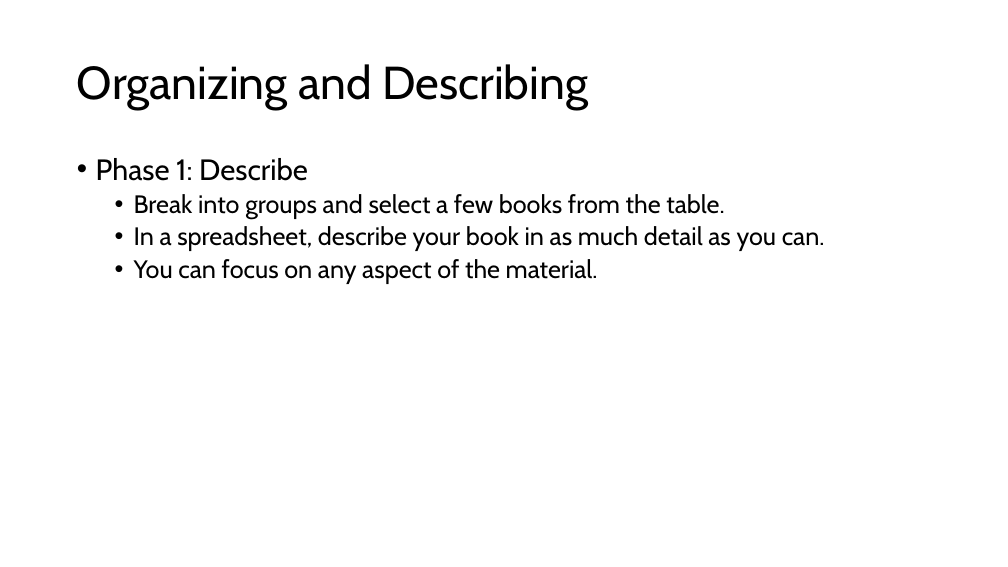
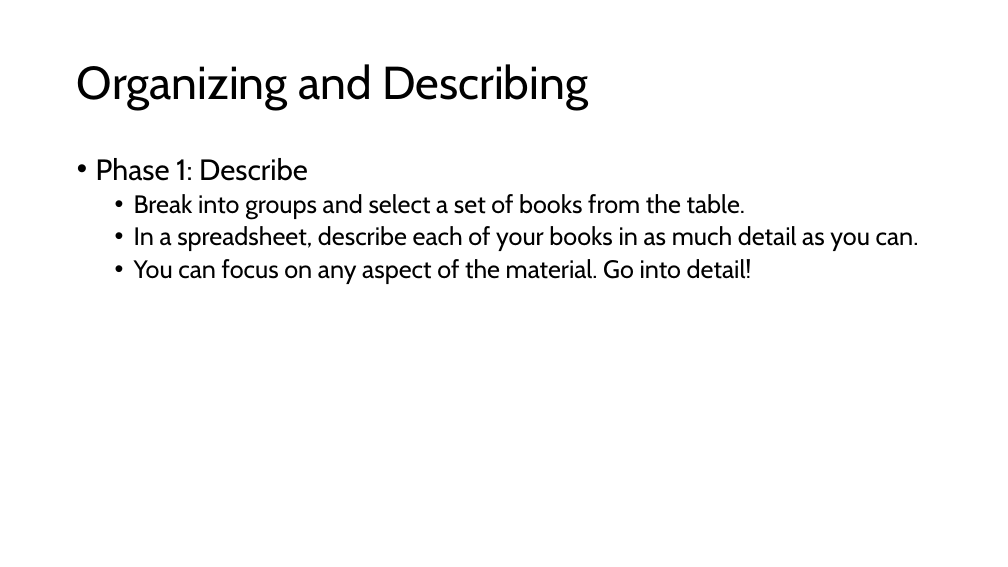
Before and after one commit to walshbr/data-for-the-rest-of-us, a slide deck: slide 8 of resources/week-3/description.pptx. Drawn at 1008x567 pixels with LibreOffice and Linux fonts; fonts in the diff are those of the drawing. Boxes give left, top, right and bottom in pixels: in the first picture for what was removed or moved away, otherwise in the second. Text is boxed around its words. In the diff, an @@ line names an element or a change of style, - is before the commit and + after.

Commit message:
update

```diff
--- a/resources/week-3/description.pptx
+++ b/resources/week-3/description.pptx
@@ text at (x1=134, y1=194, x2=919, y2=284): text changed @@
-  • Break into groups and select a few books from the table.
-  • In a spreadsheet, describe your book in as much detail as you can.
-  • You can focus on any aspect of the material.
+  • Break into groups and select a set of books from the table.
+  • In a spreadsheet, describe each of your books in as much detail as you can.
+  • You can focus on any aspect of the material. Go into detail!
```
Also in this commit, not shown: 5 other slides changed, 3 slides added, 1 slide removed.
